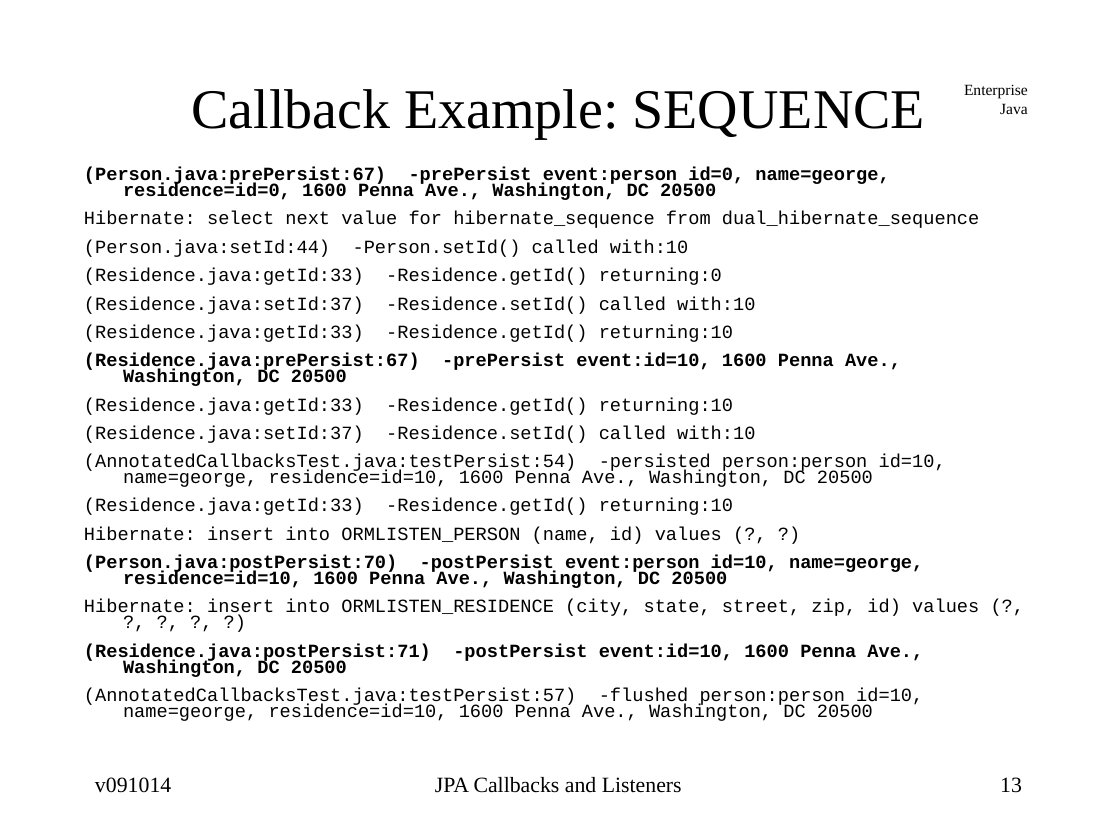
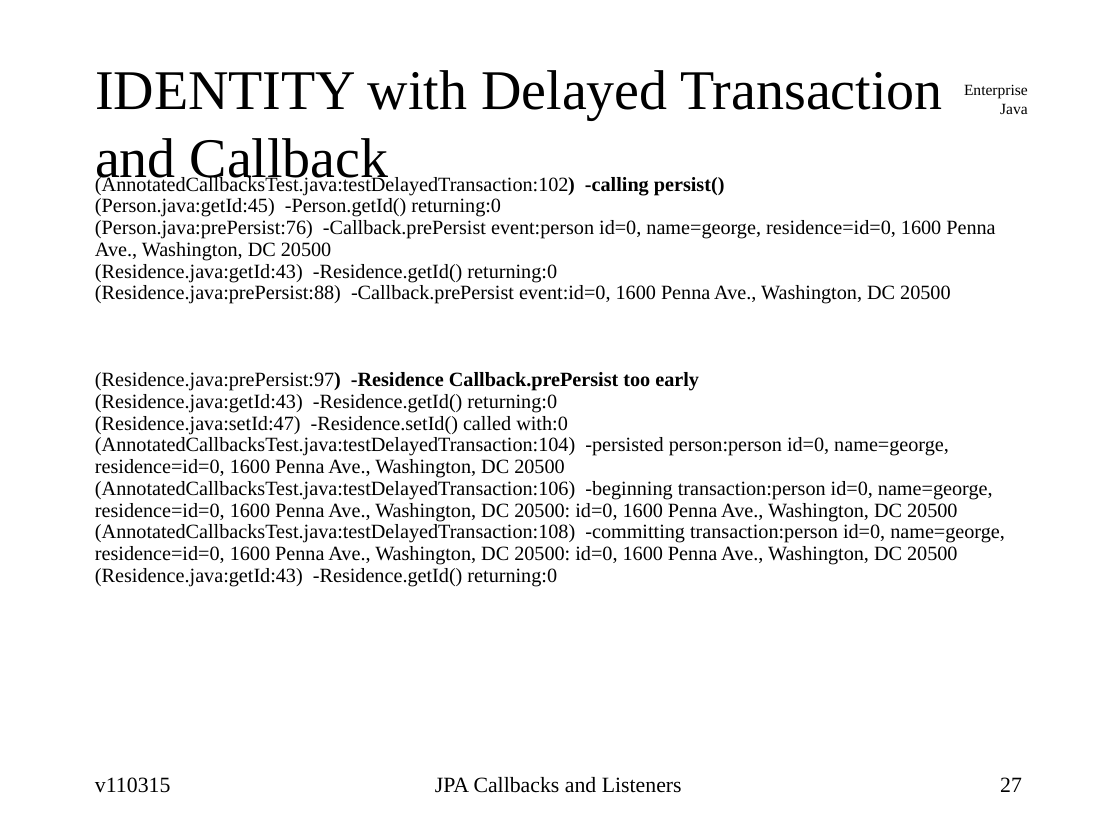
Before and after one commit to jcstaff/ejava-javaee, a slide deck: slide 27 of ormListeners/src/site/resources/lectures/ormListeners.ppt (slide 13 before the commit). Drawn at 1120x840 pixels with LibreOffice and Linux fonts; fonts in the diff are those of the drawing. Boxes give left, top, right and bottom in pixels: in the first picture for what was removed or moved away, otherwise in the second. Text is boxed around its words. In the diff, an @@ line names an element or a change of style, - is before the commit and + after.

```diff
--- a/ormListeners/src/site/resources/lectures/ormListeners.ppt
+++ b/ormListeners/src/site/resources/lectures/ormListeners.ppt
@@ title at (95,70,943,187): text changed @@
-Callback Example: SEQUENCE
+IDENTITY with Delayed Transaction and Callback
@@ text at (95,175,1005,586): text changed; size 12 to 12.9 pt; font Courier New to Times New Roman @@
-(Person.java:prePersist:67) -prePersist event:person id=0, name=george, residence=id=0, 1600 Penna Ave., Washington, DC 20500
-Hibernate: select next value for hibernate_sequence from dual_hibernate_sequence
-(Person.java:setId:44) -Person.setId() called with:10
-(Residence.java:getId:33) -Residence.getId() returning:0
-(Residence.java:setId:37) -Residence.setId() called with:10
-(Residence.java:getId:33) -Residence.getId() returning:10
-(Residence.java:prePersist:67) -prePersist event:id=10, 1600 Penna Ave., Washington, DC 20500
-(Residence.java:getId:33) -Residence.getId() returning:10
-(Residence.java:setId:37) -Residence.setId() called with:10
-(AnnotatedCallbacksTest.java:testPersist:54) -persisted person:person id=10, name=george, residence=id=10, 1600 Penna Ave., Washington, DC 20500
-(Residence.java:getId:33) -Residence.getId() returning:10
-Hibernate: insert into ORMLISTEN_PERSON (name, id) values (?, ?)
-(Person.java:postPersist:70) -postPersist event:person id=10, name=george, residence=id=10, 1600 Penna Ave., Washington, DC 20500
-Hibernate: insert into ORMLISTEN_RESIDENCE (city, state, street, zip, id) values (?, ?, ?, ?, ?)
-(Residence.java:postPersist:71) -postPersist event:id=10, 1600 Penna Ave., Washington, DC 20500
-(AnnotatedCallbacksTest.java:testPersist:57) -flushed person:person id=10, name=george, residence=id=10, 1600 Penna Ave., Washington, DC 20500
+(AnnotatedCallbacksTest.java:testDelayedTransaction:102) -calling persist()
+(Person.java:getId:45) -Person.getId() returning:0
+(Person.java:prePersist:76) -Callback.prePersist event:person id=0, name=george, residence=id=0, 1600 Penna Ave., Washington, DC 20500
+(Residence.java:getId:43) -Residence.getId() returning:0
+(Residence.java:prePersist:88) -Callback.prePersist event:id=0, 1600 Penna Ave., Washington, DC 20500
+(Residence.java:prePersist:97) -Residence Callback.prePersist too early
+(Residence.java:getId:43) -Residence.getId() returning:0
+(Residence.java:setId:47) -Residence.setId() called with:0
+(AnnotatedCallbacksTest.java:testDelayedTransaction:104) -persisted person:person id=0, name=george, residence=id=0, 1600 Penna Ave., Washington, DC 20500
+(AnnotatedCallbacksTest.java:testDelayedTransaction:106) -beginning transaction:person id=0, name=george, residence=id=0, 1600 Penna Ave., Washington, DC 20500: id=0, 1600 Penna Ave., Washington, DC 20500
+(AnnotatedCallbacksTest.java:testDelayedTransaction:108) -committing transaction:person id=0, name=george, residence=id=0, 1600 Penna Ave., Washington, DC 20500: id=0, 1600 Penna Ave., Washington, DC 20500
+(Residence.java:getId:43) -Residence.getId() returning:0
@@ text at (95,777,171,793): text changed @@
-v091014
+v110315
@@ page number at (1000,777,1022,792): text changed @@
-13
+27
```
Also in this commit, not shown: 21 other slides changed, 15 slides added, 18 other files.
